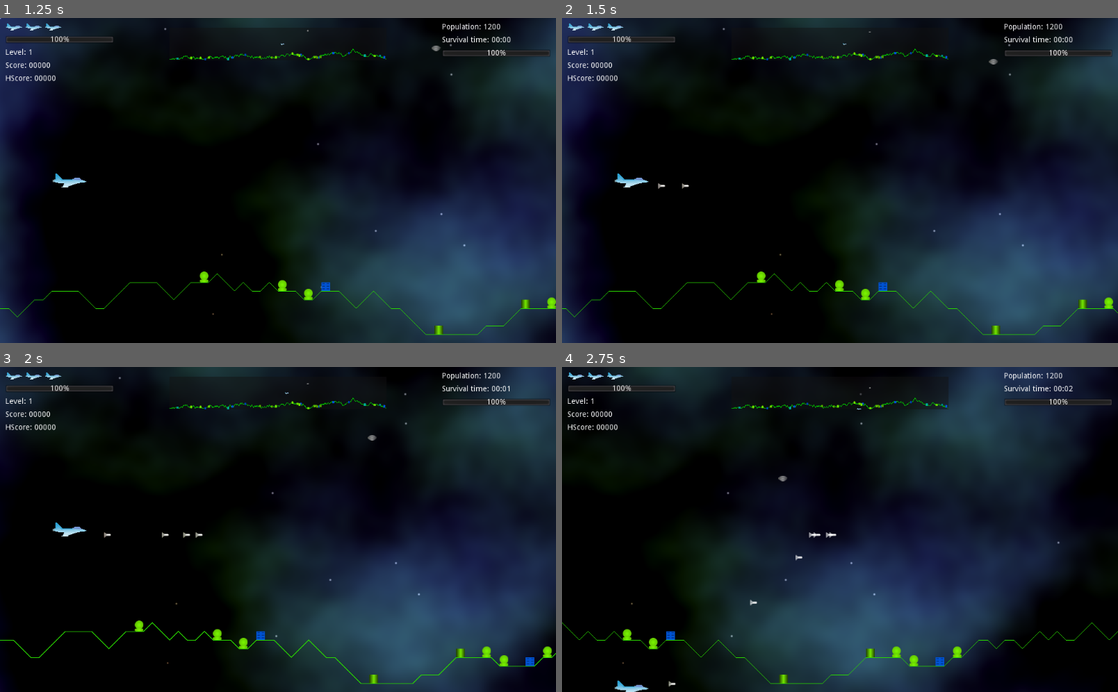
Above: before the commit, frames 1-4 (two rows, left to right).
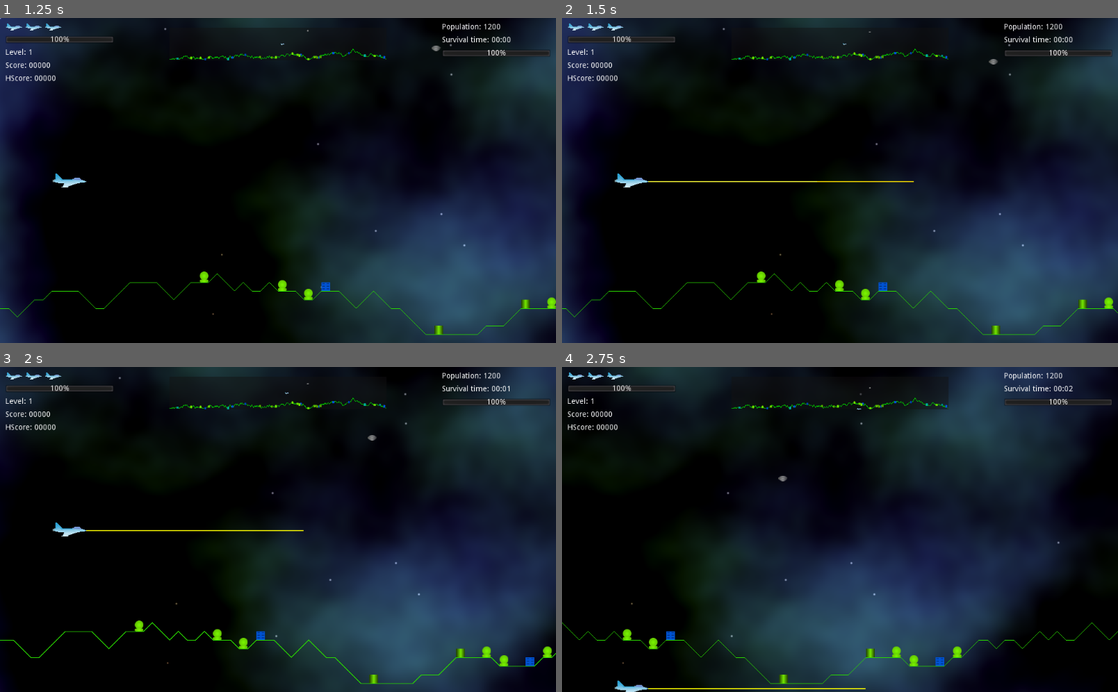
Above: after the commit, the same moments.

Repository: andrew-wilkes/godotia
Game: Godot game, scene res://scenes/Main.tscn
Two runs of this game, one before a commit and one after it. Both use one fixed random seed, a clock stepped at 60 frames per second and the inputs below.
Inputs:
- Up to frame 1 (1.25 s): click "PLAY" at 0.5 s
- Up to frame 2 (1.5 s): tap Enter (ui_accept) at 1.25, 1.35 s; hold Right (ui_right) from 1.28 s (still down)
- Up to frame 3 (2 s): keep holding Right (ui_right); tap Enter (ui_accept) at 1.52, 1.82 s
- Up to frame 4 (2.75 s): release Right (ui_right) at 2.03 s; hold Down (ui_down) from 2.03 s (still down); tap Enter (ui_accept) at 2.1, 2.27, 2.57 s

Frame 1 is identical in both runs. In frame 2, 0.3% of the frame differs, in the area x 15-64%, y 50-53%; in frame 3, 0.3%; in frame 4, 0.3%.

Commit message:
Apply beam weapon as well as missile

Diff:
--- a/scenes/Beam.gd
+++ b/scenes/Beam.gd
@@ -2,14 +2,15 @@
 
 # This implements an animated beam weapon
 
-const TEST = true
+const TEST = false
 
 var line
 var shape
 var tween
 var dt = 0.15 # time/speed value
 var step = 0 # animation step
-var reach = 200 # max length of beam
+var reach = 400 # max length of beam
+var dir = 1 # direction sign to apply to x-scale
 
 func _ready():
 	line = $Line2D
@@ -18,6 +19,14 @@
 	# sync the widths of line and collision shape
 	line.points[1].x = reach
 	shape.shape.extents.x = reach / 2
+	if TEST:
+		play_tween()
+
+
+func fire(_dir):
+	dir = _dir
+	reach *= dir
+	position.x *= dir
 	play_tween()
 
 
@@ -30,20 +39,20 @@
 	match step:
 		0:
 			line.position.x = 0
-			tween.interpolate_property(line, "scale:x", 0, 1, dt)
-			tween.interpolate_property(shape, "scale:x", 0, 1, dt)
+			tween.interpolate_property(line, "scale:x", 0, dir, dt)
+			tween.interpolate_property(shape, "scale:x", 0, dir, dt)
 			tween.interpolate_property(shape, "position:x", 0, reach / 2, dt)
-			tween.interpolate_property(line, "modulate", Color(1,1,1), Color(1,1,0), dt)
+			tween.interpolate_property(line, "modulate", Color(1, 1, 1), Color(1, 1, 0), dt)
 		1:
 			tween.interpolate_property(line, "position:x", 0, reach, dt)
 			tween.interpolate_property(shape, "position:x", reach / 2, reach * 1.5, dt)
-			tween.interpolate_property(line, "modulate", line.modulate, Color(1,0.5,0), dt)
+			tween.interpolate_property(line, "modulate", line.modulate, Color(1, 0.5, 0), dt)
 		2:
-			tween.interpolate_property(line, "scale:x", 1, 0, dt)
+			tween.interpolate_property(line, "scale:x", dir, 0, dt)
 			tween.interpolate_property(line, "position:x", reach, reach * 2, dt)
-			tween.interpolate_property(shape, "scale:x", 1, 0, dt)
+			tween.interpolate_property(shape, "scale:x", dir, 0, dt)
 			tween.interpolate_property(shape, "position:x", reach * 1.5, reach * 2, dt)
-			tween.interpolate_property(line, "modulate", line.modulate, Color(0,0,1), dt)
+			tween.interpolate_property(line, "modulate", line.modulate, Color(0, 0, 1), dt)
 			if TEST:
 				# repeat with randomized position and reach
 				position = Vector2(100, rand_range(100, 120))
--- a/scenes/Beam.tscn
+++ b/scenes/Beam.tscn
@@ -6,6 +6,9 @@
 extents = Vector2( 100, 1 )
 
 [node name="Beam" type="Area2D"]
+position = Vector2( 31, 2 )
+collision_layer = 8
+collision_mask = 0
 script = ExtResource( 1 )
 
 [node name="Line2D" type="Line2D" parent="."]
--- a/scenes/Main.gd
+++ b/scenes/Main.gd
@@ -20,6 +20,7 @@
 var speed = 0
 var enemy_scene = preload("res://scenes/Enemy.tscn")
 var missile_scene = preload("res://scenes/Missile.tscn")
+var beam_scene = preload("res://scenes/Beam.tscn")
 var player_scene = preload("res://scenes/Player.tscn")
 var sky_pos = 0
 var enemies_to_spawn = 10
@@ -136,6 +137,13 @@
 	player.get_node("Fire").play()
 
 
+func fire_beam():
+	var b = beam_scene.instance()
+	player.add_child(b)
+	b.fire(sign(player.get_node("Sprite").scale.x))
+	player.get_node("Fire").play()
+
+
 func move_background(delta):
 	scroll_position = wrapf(scroll_position + delta , 0, terrain.last_point.x)
 	background.scroll_offset.x = scroll_position
--- a/states/game/playing_level.gd
+++ b/states/game/playing_level.gd
@@ -41,4 +41,7 @@
 	if Input.is_action_pressed("ui_down") and g.player.position.y < g.terrain.base_level:
 		g.player.move(0, delta)
 	if Input.is_action_just_pressed("ui_accept"):
-		g.fire_missile()
+		if randf() > 0.8:
+			g.fire_missile()
+		else:
+			g.fire_beam()
